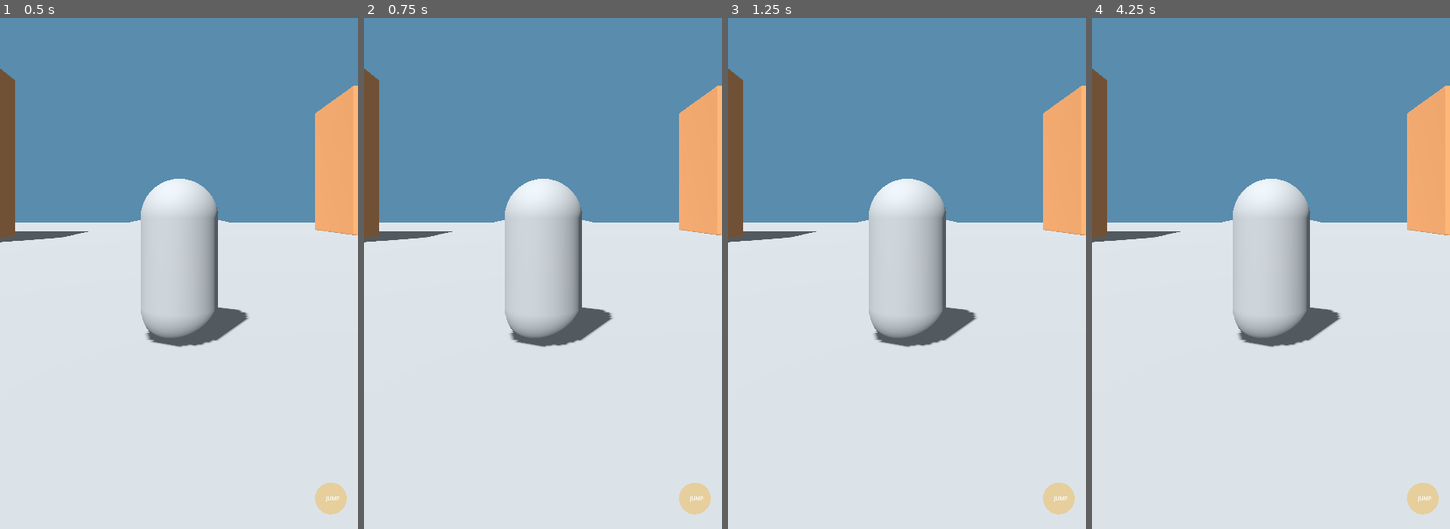
Above: before the commit, frames 1-4 (left to right).
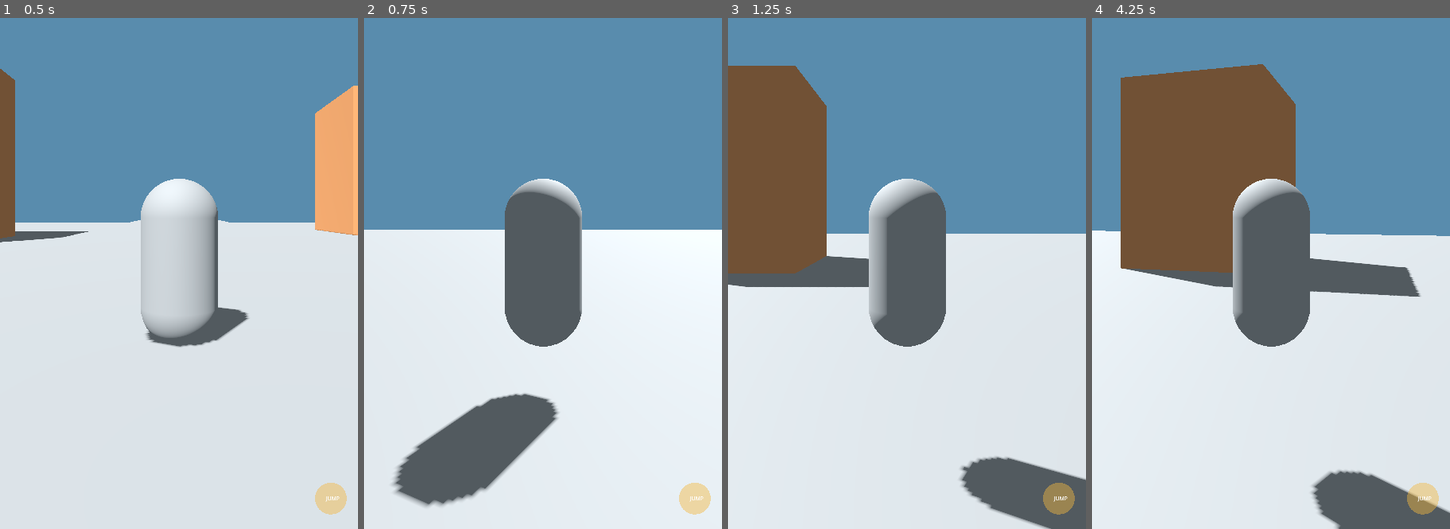
Above: after the commit, the same moments.

Repository: Olori24/Owo-Ta
Game: Godot game, scene res://scenes/world/first_district.tscn
Same seed, same stepped clock (60 frames per second), same inputs: the game is played once before the commit and once after it. This scene is started directly instead of the project's main scene.
Inputs (mouse positions are in pixels of both pictures, inside the frame that each line leads up to):
- Up to frame 1 (0.5 s): no input
- Up to frame 2 (0.75 s): tap Enter at 0.5 s; move the mouse to (621, 176) at 0.52 s; hold D (move_right, bound only after the commit) from 0.53 s (still down); tap Space (jump, bound only after the commit) at 0.6 s; click (621, 176) at 0.67 s
- Up to frame 3 (1.25 s): keep holding D (move_right, bound only after the commit); tap Space (jump, bound only after the commit) at 0.77, 1.07 s
- Up to frame 4 (4.25 s): release D (move_right, bound only after the commit) at 1.25 s; drag from (1199, 242) to (1253, 339) at 1.27 s; move the mouse to (1306, 69) at 2.02 s; hold D (move_right, bound only after the commit) 2.03-2.75 s; tap Space (jump, bound only after the commit) at 2.1, 3.6, 3.77, 4.07 s; drag from (1253, 339) to (1163, 115) at 2.77 s; move the mouse to (1378, 304) at 3.52 s; hold A (move_left, bound only after the commit) from 3.53 s (still down)

Frame 1 is identical in both runs. In frame 2, 18% of the frame differs, in the area x 0-100%, y 9-96%; in frame 3, 24%; in frame 4, 33%, in the area x 0-100%, y 9-100%.

Commit message:
feat: build first playable 3D district prototype

Diff:
--- a/scripts/player/player_controller.gd
+++ b/scripts/player/player_controller.gd
@@ -7,9 +7,27 @@
 @export var look_sensitivity: float = 0.004
 
 var gravity: float = ProjectSettings.get_setting("physics/3d/default_gravity")
-var look_delta := Vector2.ZERO
 
 @onready var camera_pivot: Node3D = $CameraPivot
+
+func _ready() -> void:
+	add_to_group("player")
+	_register_actions()
+
+func _register_actions() -> void:
+	var bindings := {
+		"move_left": KEY_A,
+		"move_right": KEY_D,
+		"move_forward": KEY_W,
+		"move_back": KEY_S,
+		"jump": KEY_SPACE
+	}
+	for action in bindings:
+		if not InputMap.has_action(action):
+			InputMap.add_action(action)
+		var event := InputEventKey.new()
+		event.physical_keycode = bindings[action]
+		InputMap.action_add_event(action, event)
 
 func _physics_process(delta: float) -> void:
 	var input_vector := Input.get_vector("move_left", "move_right", "move_forward", "move_back")
